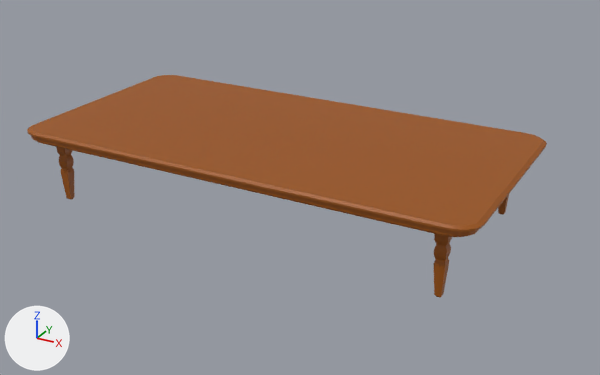
Renders of the Blender file Assets/Art/Furniture/Kitchen/Kitchen Table and Chair.blend from each side of a commit.
One viewpoint serves both versions: a camera (50 mm lens) standing at (49.5, -85.2, 45.8) and looking at (2.8, -0.2, 3.3). Lighting does not change. The marker at lower left points along +X, +Y and +Z. The same objects are shown in both versions, whatever each file hides. Objects named as collision shapes, trigger or cutter boxes, shadow casters or lower levels of detail are left out.

Names of what the first picture shows: 'Kitchen Table'.
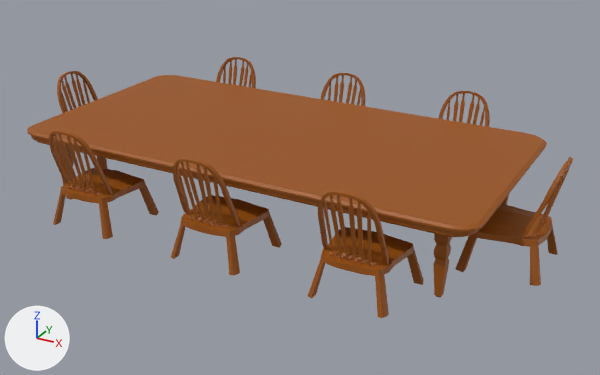
Pixel boxes (x1, y1, x2, y2) of what changed, in the pictures (600 x 375 px):
'Kitchen Chair.008', added (brown): after (308, 190, 424, 318)
'Kitchen Chair.009', added (brown): after (171, 157, 282, 275)
'Kitchen Chair.010', added (brown): after (49, 129, 159, 239)
'Kitchen Chair.002', added (brown): after (455, 157, 573, 286)
'Kitchen Chair.004', added (brown): after (57, 71, 108, 169)
'Kitchen Chair.007', added (brown): after (438, 91, 490, 127)
'Kitchen Chair.006', added (brown): after (320, 73, 365, 106)
'Kitchen Chair.005', added (brown): after (216, 57, 256, 88)

The change, as a diff of the scene's bpy script:
```diff
--- a/Assets/Art/Furniture/Kitchen/Kitchen Table and Chair.blend.py
+++ b/Assets/Art/Furniture/Kitchen/Kitchen Table and Chair.blend.py
@@ ob_kitchen_chair_010 @@
+ob_kitchen_chair_010 = bpy.data.objects.new('Kitchen Chair.010', me_cube_009)  # 801 vertices, 821 faces; spans x -23.55..-12.66, y -19.17..-9.06, z -0.04..13.25; in mat_material (brown #9c5301)
+ob_kitchen_chair_010.parent = ob_kitchen_table
+ob_kitchen_chair_010.location = (0.0, 0.0, 0.0)
@@ ob_kitchen_chair_009 @@
+ob_kitchen_chair_009 = bpy.data.objects.new('Kitchen Chair.009', me_cube_008)  # 801 vertices, 821 faces; spans x -5.37..5.52, y -19.17..-9.06, z -0.04..13.25; in mat_material (brown #9c5301)
+ob_kitchen_chair_009.parent = ob_kitchen_table
+ob_kitchen_chair_009.location = (0.0, 0.0, 0.0)
@@ ob_kitchen_chair_008 @@
+ob_kitchen_chair_008 = bpy.data.objects.new('Kitchen Chair.008', me_cube_007)  # 801 vertices, 821 faces; spans x 12.52..23.41, y -19.17..-9.06, z -0.04..13.25; in mat_material (brown #9c5301)
+ob_kitchen_chair_008.parent = ob_kitchen_table
+ob_kitchen_chair_008.location = (0.0, 0.0, 0.0)
@@ ob_kitchen_chair_007 @@
+ob_kitchen_chair_007 = bpy.data.objects.new('Kitchen Chair.007', me_cube_006)  # 801 vertices, 821 faces; spans x 12.52..23.41, y 8.77..18.88, z -0.04..13.25; in mat_material (brown #9c5301)
+ob_kitchen_chair_007.parent = ob_kitchen_table
+ob_kitchen_chair_007.location = (0.0, 0.0, 0.0)
@@ ob_kitchen_chair_006 @@
+ob_kitchen_chair_006 = bpy.data.objects.new('Kitchen Chair.006', me_cube_005)  # 801 vertices, 821 faces; spans x -5.37..5.52, y 8.77..18.88, z -0.04..13.25; in mat_material (brown #9c5301)
+ob_kitchen_chair_006.parent = ob_kitchen_table
+ob_kitchen_chair_006.location = (0.0, 0.0, 0.0)
@@ ob_kitchen_chair_005 @@
+ob_kitchen_chair_005 = bpy.data.objects.new('Kitchen Chair.005', me_cube_004)  # 801 vertices, 821 faces; spans x -23.46..-12.56, y 8.77..18.88, z -0.04..13.25; in mat_material (brown #9c5301)
+ob_kitchen_chair_005.parent = ob_kitchen_table
+ob_kitchen_chair_005.location = (0.0, 0.0, 0.0)
@@ ob_kitchen_chair_004 @@
+ob_kitchen_chair_004 = bpy.data.objects.new('Kitchen Chair.004', me_cube_010)  # 801 vertices, 821 faces; spans x -35.34..-25.24, y -5.45..5.45, z -0.04..13.25; in mat_material (brown #9c5301)
+ob_kitchen_chair_004.parent = ob_kitchen_table
+ob_kitchen_chair_004.location = (0.0, 0.0, 0.0)
@@ ob_kitchen_chair_002 @@
+ob_kitchen_chair_002 = bpy.data.objects.new('Kitchen Chair.002', me_cube_003)  # 801 vertices, 821 faces; spans x 25.24..35.34, y -5.45..5.45, z -0.04..13.25; in mat_material (brown #9c5301)
+ob_kitchen_chair_002.parent = ob_kitchen_table
+ob_kitchen_chair_002.location = (0.0, 0.0, 0.0)
```
